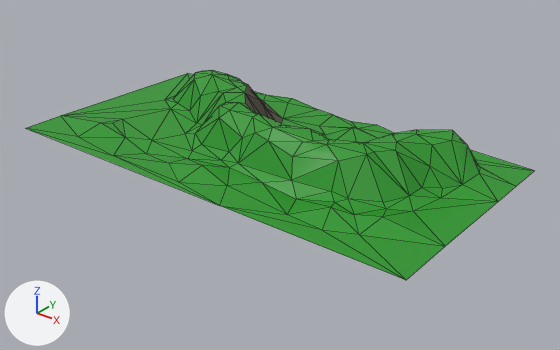
What one commit did to the COLLADA model Base OpenGL 3.3 Camera/models/mountains/mountain_back.dae.
Both versions are drawn from a camera (50 mm lens) standing at (28.4, -32.3, 20.1) and looking at (0.5, 2.5, -1.4). Arrows for +X, +Y and +Z are at lower left; the lights stay in place. Mesh edges are drawn as thin lines. Where no turn or scale is listed for an object, it has been applied to the vertices.

The first picture shows 'Terrain_1'.
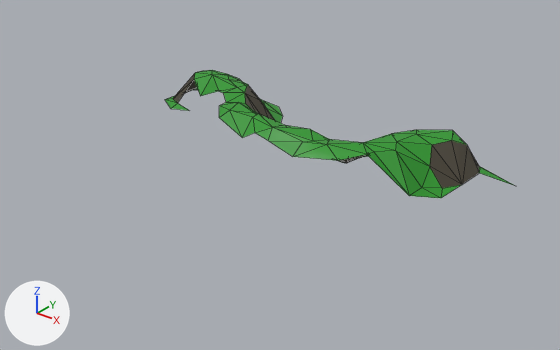
Scene script edits in JSON lines:
```json
{"block": "me_plane_004", "where": "# used by ob_terrain_1; location = (0.0, 0.0, 0.0)"}
{"op": "remove", "block": "me_plane_004", "code": "me_plane_004.from_pydata(...)  # 161 vertices, 301 faces; spans x -15.8..13.9, y -4.9..10.7, z -0.3..2.6"}
{"op": "add", "block": "me_plane_004", "code": "me_plane_004.from_pydata(...)  # 97 vertices, 157 faces; spans x -12.4..13.9, y 0.1..9.4, z -0.1..2.6"}
{"block": "me_plane_004", "change": "me_plane_004 part 1"}
{"block": "me_plane_004", "change": "67 vertices are removed from x -15.8..13.9, y -4.9..10.7, z -0.3..0.5"}
{"block": "me_plane_004", "change": "150 faces are deleted"}
{"block": "me_plane_004", "change": "3 vertices are added at (-4.9, 9.1, -0.1), (2.4, 3.9, 0.2), (-3.2, 7.5, 0.1)"}
{"block": "me_plane_004", "change": "6 new faces join them"}
{"block": "me_plane_004", "change": "me_plane_004 part 2: 28 kept faces spanning x -12.4..11.9, y 3.3..9.4, z 0.0..2.4 get new texture (UV) coordinates"}
```

What differs and where, as boxes (x1, y1, x2, y2) in the pictures (560 x 350 px):
```json
{"object": "Terrain_1", "change": "reshaped", "before": [26, 70, 534, 280], "after": [165, 70, 515, 198], "on screen": "31% narrower, 39% shorter"}
{"part": 1, "of": "me_plane_004", "change": "cut back", "before": [26, 73, 534, 280], "after": [264, 101, 344, 163]}
{"part": 2, "of": "me_plane_004", "change": "surface changed", "before": [165, 73, 480, 188], "after": [165, 73, 480, 188]}
```
